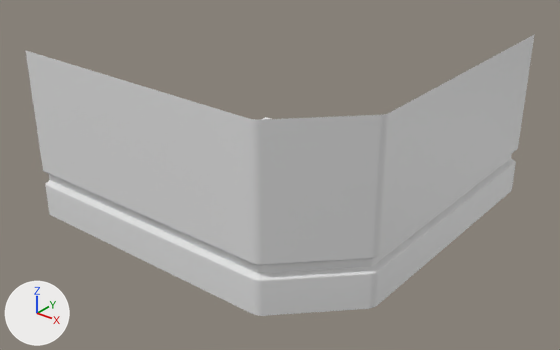
One commit to the FBX model Assets/Models/!Modular/BuildingBlocks/BD_Ground_Corner.fbx: the scene before it, then after it.
The view is the same before and after, from a 50 mm lens placed at (10.74, -6.89, 6.63), pointed at (3.12, 2.62, 0.73). Arrows for +X, +Y and +Z are at lower left; the lights stay in place. Materials are left out; every surface is plain grey. Where no turn or scale is listed for an object, it has been applied to the vertices.

Script lines for the objects in view, before the commit:
```python
me_mesh = bpy.data.meshes.new('Mesh')
me_mesh.from_pydata(...)  # 65 vertices, 54 faces; spans x 0.0..6.0, y 0.0..6.0, z 0.0..3.0
# faces by material slot: [35, 5, 7, 7]
me_mesh.materials.append(mat_trimsheet)
me_mesh.materials.append(mat_flatssq)
me_mesh.materials.append(mat_tile02)
me_mesh.materials.append(mat_tile1)
# before: 8 (0.0, 0.0, 3.0) at pixel (25, 50), 9 (4.72, 0.0, 3.0) at pixel (248, 118), 10 (4.79, 0.02, 3.0) at pixel (254, 119), 11 (4.86, 0.06, 3.0) at pixel (260, 119), 12 (5.94, 1.14, 3.0) at pixel (379, 114)
# before: 13 (5.98, 1.21, 3.0) at pixel (385, 114), 14 (6.0, 1.28, 3.0) at pixel (389, 112), 15 (6.0, 6.0, 3.0) at pixel (534, 34), 49 (6.0, 6.0, 0.86) at pixel (517, 148), 51 (6.0, 1.28, 0.86) at pixel (380, 254)
# before: 53 (5.98, 1.21, 0.86) at pixel (376, 256), 55 (5.94, 1.14, 0.86) at pixel (371, 257), 57 (4.86, 0.06, 0.86) at pixel (261, 264), 59 (4.79, 0.02, 0.86) at pixel (256, 263), 61 (4.72, 0.0, 0.86) at pixel (251, 262)
# before: 64 (0.0, 0.0, 0.86) at pixel (43, 170)
ob_bd_ground_corner = bpy.data.objects.new('BD_Ground_Corner', me_mesh)
ob_bd_ground_corner.location = (0.0, 0.0, 0.0)
```
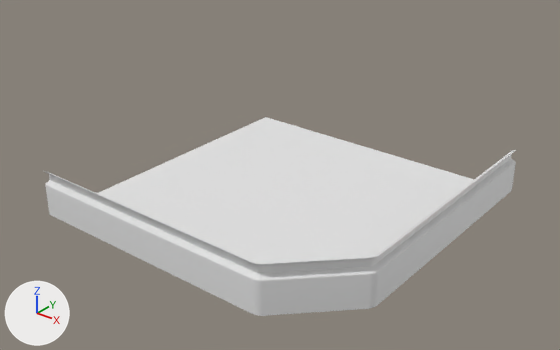
The newer file is also turned or shifted as a whole; pictures and numbers use the older file's frame.

Changed parts and their boxes [x1, y1, x2, y2] in the pictures (560 x 350 px):
'BD_Ground_Corner', reshaped (7% narrower, 29% shorter): before [25, 34, 535, 316]; after [44, 117, 516, 316]
part 1 of me_mesh, deleted: before [25, 34, 535, 264]

The edits, one by one:
me_mesh has 65 vertices, 54 faces and spans x 0.0..6.0, y 0.0..6.0, z 0.0..3.0.
me_mesh is used by ob_bd_ground_corner; location (0.0, 0.0, 0.0).
Verts and faces of me_mesh; kept vertices keep their numbers, new ones are numbered from 65.
Part 1, on me_mesh:
Vertices deleted: 8 to 15 (with the faces that use them).
